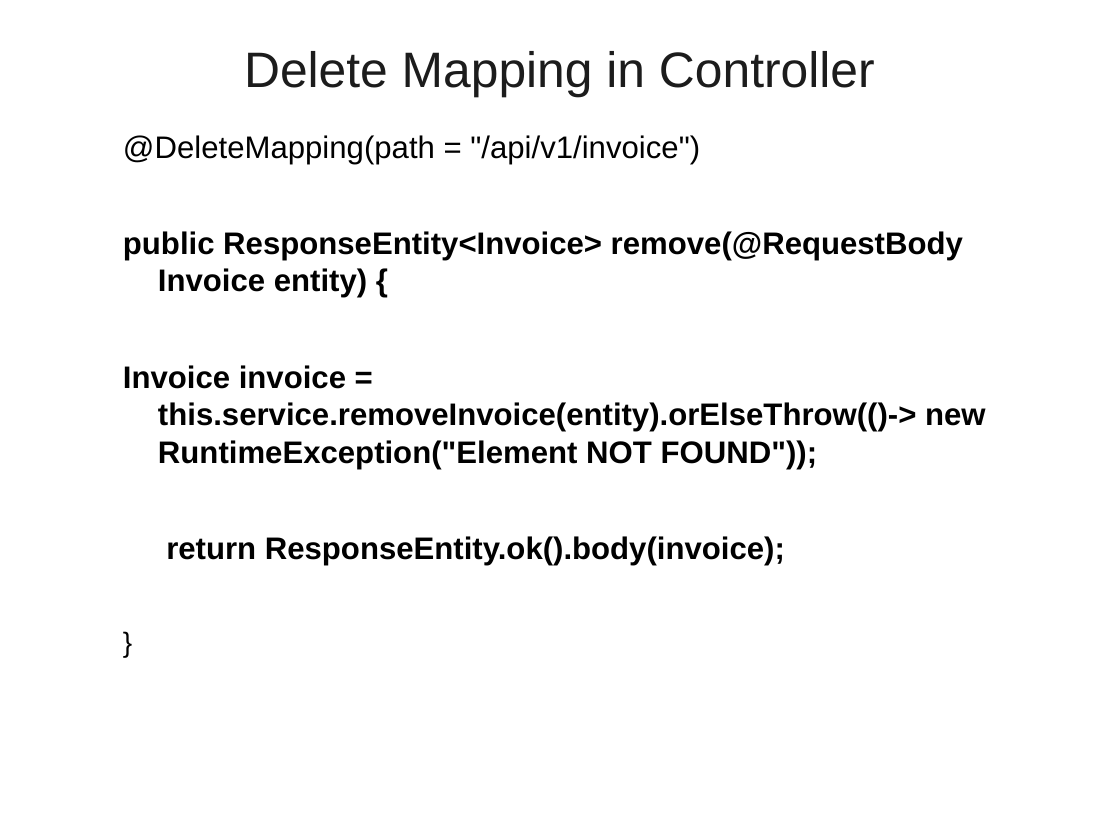
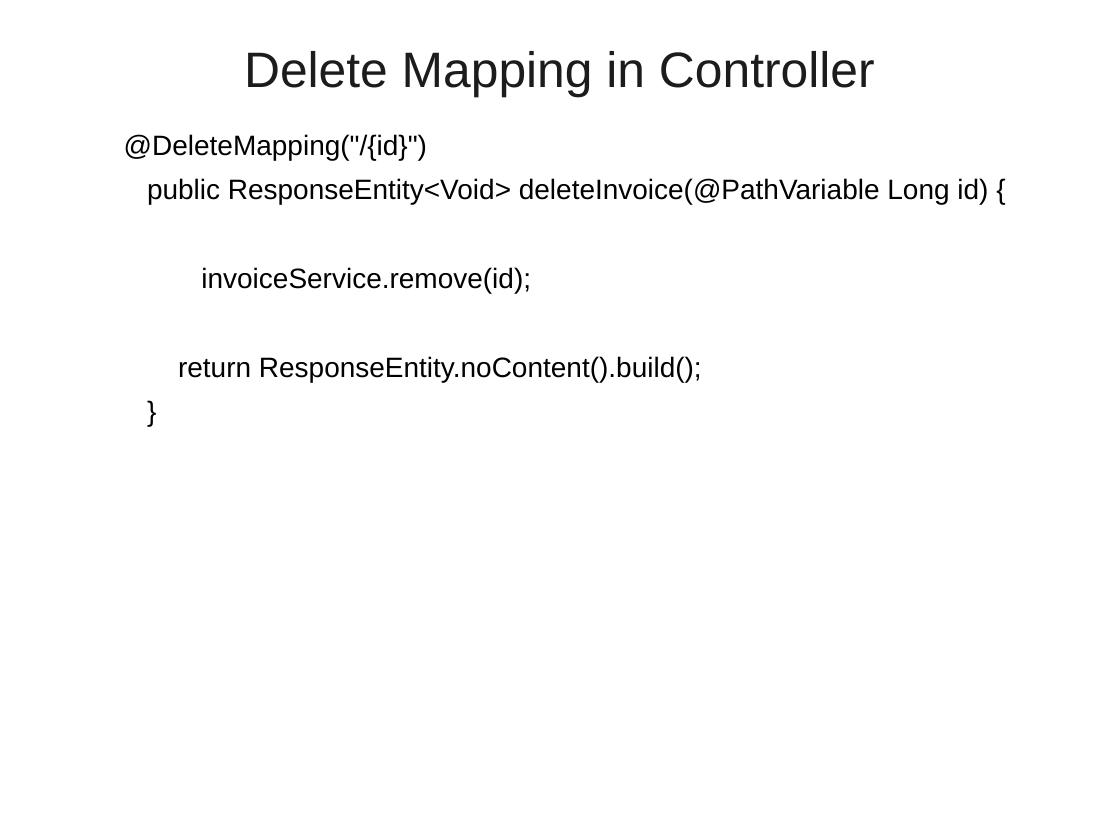
Before and after one commit to vatsanTraining/spring_boot_march_2026, a slide deck: slide 74 of 03_SpringBoot_JPA_Rest_API.ppt (slide 72 before the commit). Drawn at 1120x840 pixels with LibreOffice and Linux fonts; fonts in the diff are those of the drawing; background and template pictures are left out. Boxes give left, top, right and bottom in pixels: in the first picture for what was removed or moved away, otherwise in the second. Text is boxed around its words. In the diff, an @@ line names an element or a change of style, - is before the commit and + after.

```diff
--- a/03_SpringBoot_JPA_Rest_API.ppt
+++ b/03_SpringBoot_JPA_Rest_API.ppt
@@ text "@DeleteMapping("/{id}")" at [124,134,988,382]: indent changed @@
@@ text at [124,134,988,382]: text changed; size 20 to 18 pt; bold off @@
-  @DeleteMapping(path = "/api/v1/invoice")
-  public ResponseEntity<Invoice> remove(@RequestBody Invoice entity) {
-  Invoice invoice = this.service.removeInvoice(entity).orElseThrow(()-> new RuntimeException("Element NOT FOUND"));
-  return ResponseEntity.ok().body(invoice);
+  @DeleteMapping("/{id}")
+  public ResponseEntity<Void> deleteInvoice(@PathVariable Long id) {
+  invoiceService.remove(id);
+  return ResponseEntity.noContent().build();
```
Also in this commit, not shown: 2 other slides changed, 3 slides added, 2 slides removed, 1 other file.
